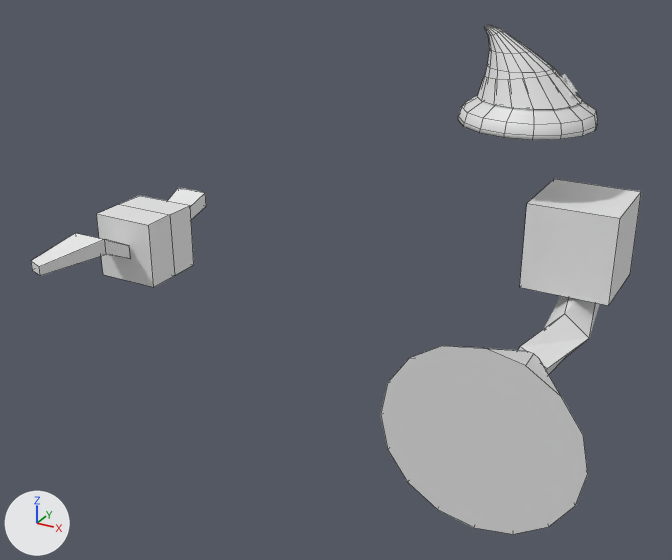
One commit to the Blender file content/fences.blend: the scene before it, then after it.
One viewpoint serves both versions: a 50 mm camera at (1.86, -6.07, 3.05) aimed at (-1.26, -0.39, 0.21). Lighting does not change. The marker at lower left points along +X, +Y and +Z. Mesh edges are drawn as thin lines on the coarser meshes.

Objects in the first picture: 'Bat', 'Broom', 'Character', 'Hat', 'HatBand'.
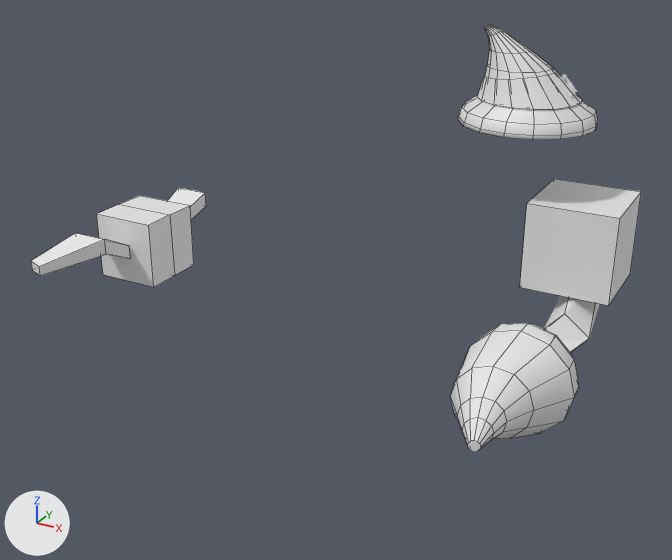
Commit message: Update broom

What differs and where, as boxes [x1, y1, x2, y2] in the pictures (672 x 560 px):
'Broom', reshaped
    before: [381, 296, 599, 534]
    after: [544, 296, 599, 353]
'Bristles', added
    after: [450, 323, 579, 452]
part 1 of me_cube_036, deleted
    before: [381, 346, 588, 534]

The change, as a diff of the scene's bpy script:
```diff
--- a/content/fences.blend.py
+++ b/content/fences.blend.py
@@ me_cube_036 @@
 me_cube_036.from_pydata(...)  # 52 vertices, 36 faces; spans x -0.62..0.62, y -1.82..1.65, z -0.74..0.49
 # used by ob_broom; location = (0.423, 0.0, 0.233)
+# me_cube_036 part 1: the loose piece of 32 vertices spanning x -0.62..0.62, y -1.82..-0.98, z -0.74..0.49 is deleted
@@ me_cylinder_005 @@
+me_cylinder_005.from_pydata(...)  # 96 vertices, 86 faces; spans x -0.358..0.36, y -1.93..-0.877, z -0.416..0.298
+me_cylinder_005.polygons.foreach_set('use_smooth', [True] * 86)
@@ ob_bristles @@
+ob_bristles = bpy.data.objects.new('Bristles', me_cylinder_005)
+ob_bristles.location = (0.423, 0.0, 0.233)
```
